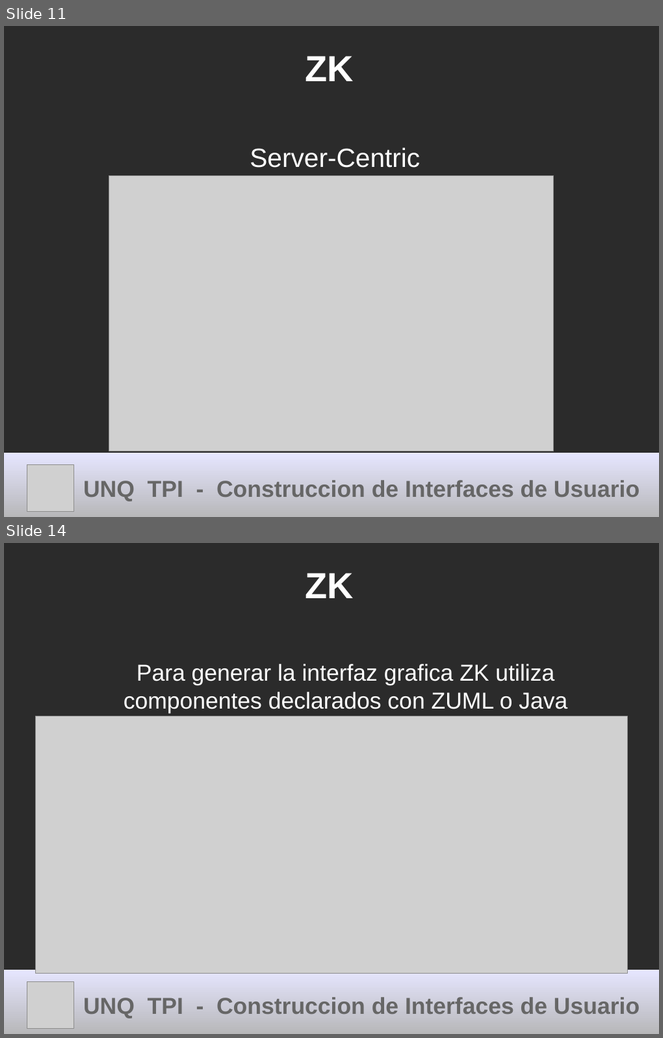
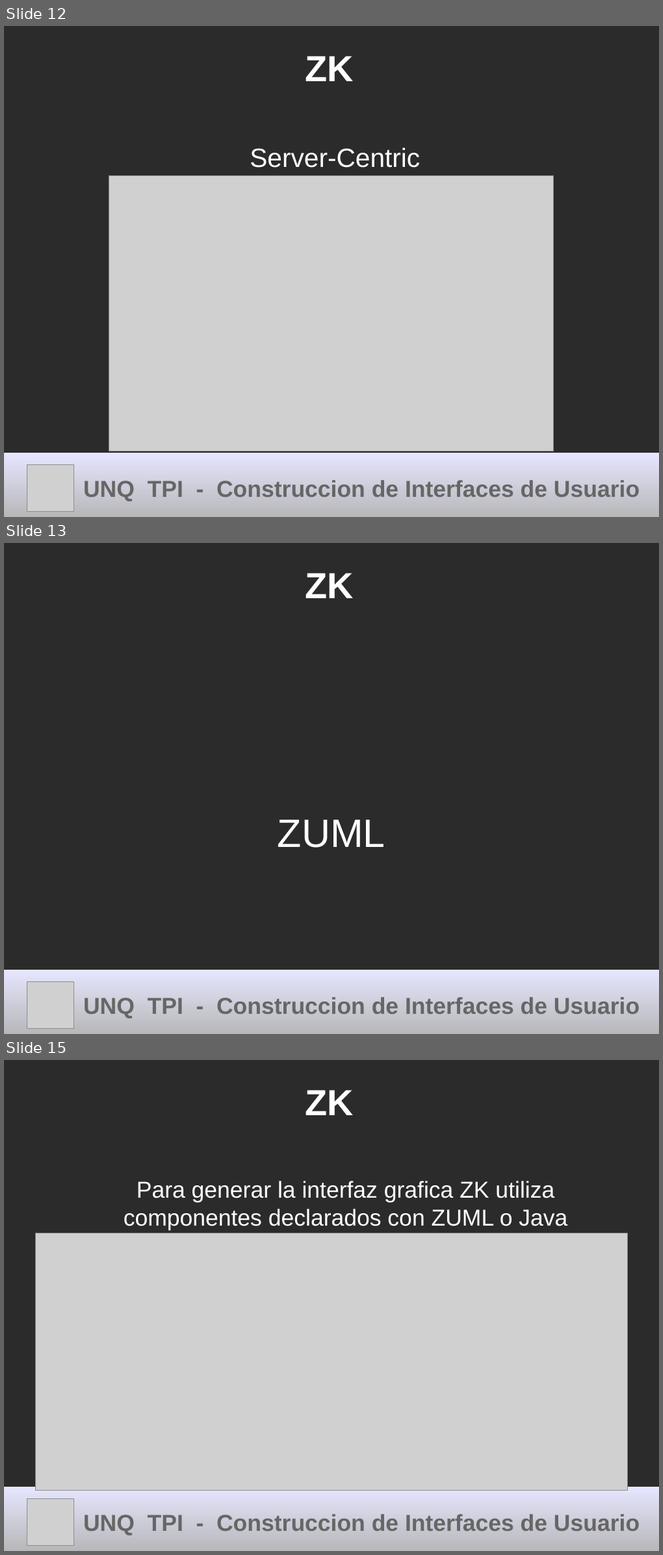
Before and after one commit to cdmarchionne/tpi-ui-tp-esferas, a slide deck: ZK/resources/Presentacion ZK.odp. Shown one above the other, each under a label of ours: slides 11 and 14 before the commit, slides 12, 13 and 15 after it; the slides between them are not shown. The pictures are 663x1038 and 663x1555 pixels, drawn with LibreOffice and Linux fonts; fonts in the diff are those of the drawing; grey boxes stand for pictures; background and template pictures are left out; a plain dark background stands for a picture behind light text. Boxes give left, top, right and bottom in pixels: in the first picture for what was removed or moved away, otherwise in the second. Text is boxed around its words. In the diff, an @@ line names an element or a change of style, - is before the commit and + after.

```diff
--- a/ZK/resources/Presentacion ZK.odp
+++ b/ZK/resources/Presentacion ZK.odp
@@ slide 13 added at [4,543,659,1034], background picture (left out) @@
@@ title added at [305,573,353,598], 44 pt, text #FFFFFF, bold @@
+ZK
@@ text added at [278,820,386,848], 48 pt, text #FFFFFF @@
+ZUML
@@ title added at [4,971,659,1034], fill gradient #E6E6FF to #B3B3B3, 28 pt, text #666666, bold @@
+UNQ TPI - Construccion de Interfaces de Usuario
@@ picture added at [27,982,74,1029] @@
@@ what was slide 11 is now slide 12 @@
@@ what was slide 14 is now slide 15 @@
```
Also in this commit, not shown: 14 slides changed, 1 other slide added, 1 other file.
